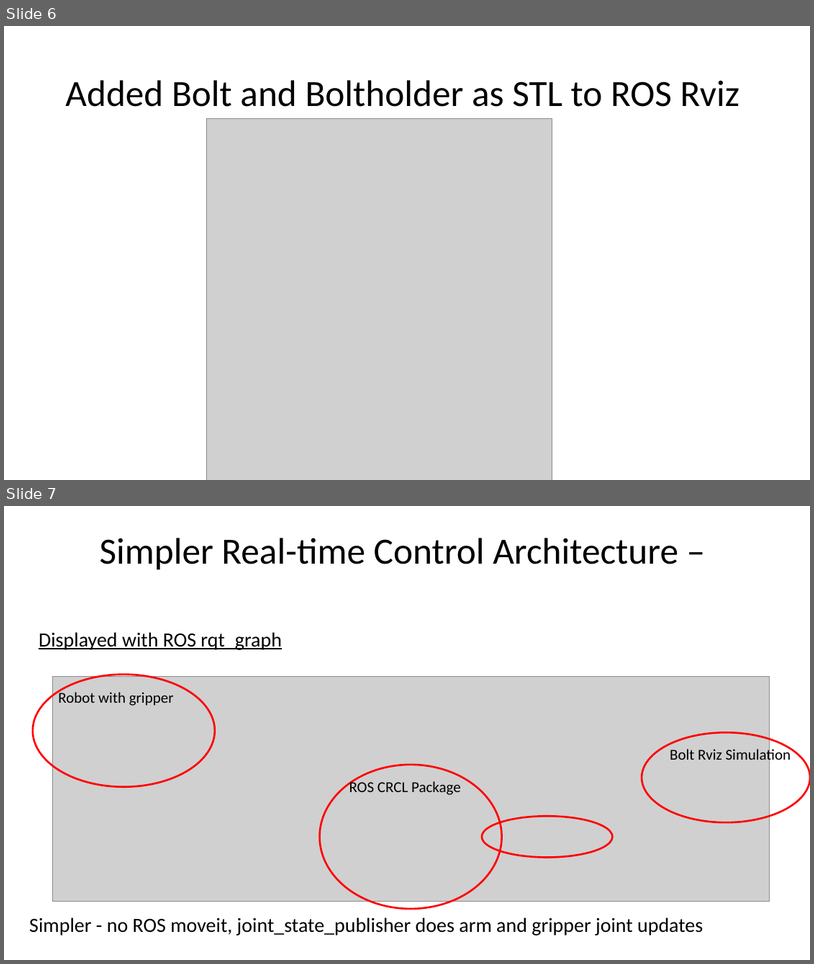
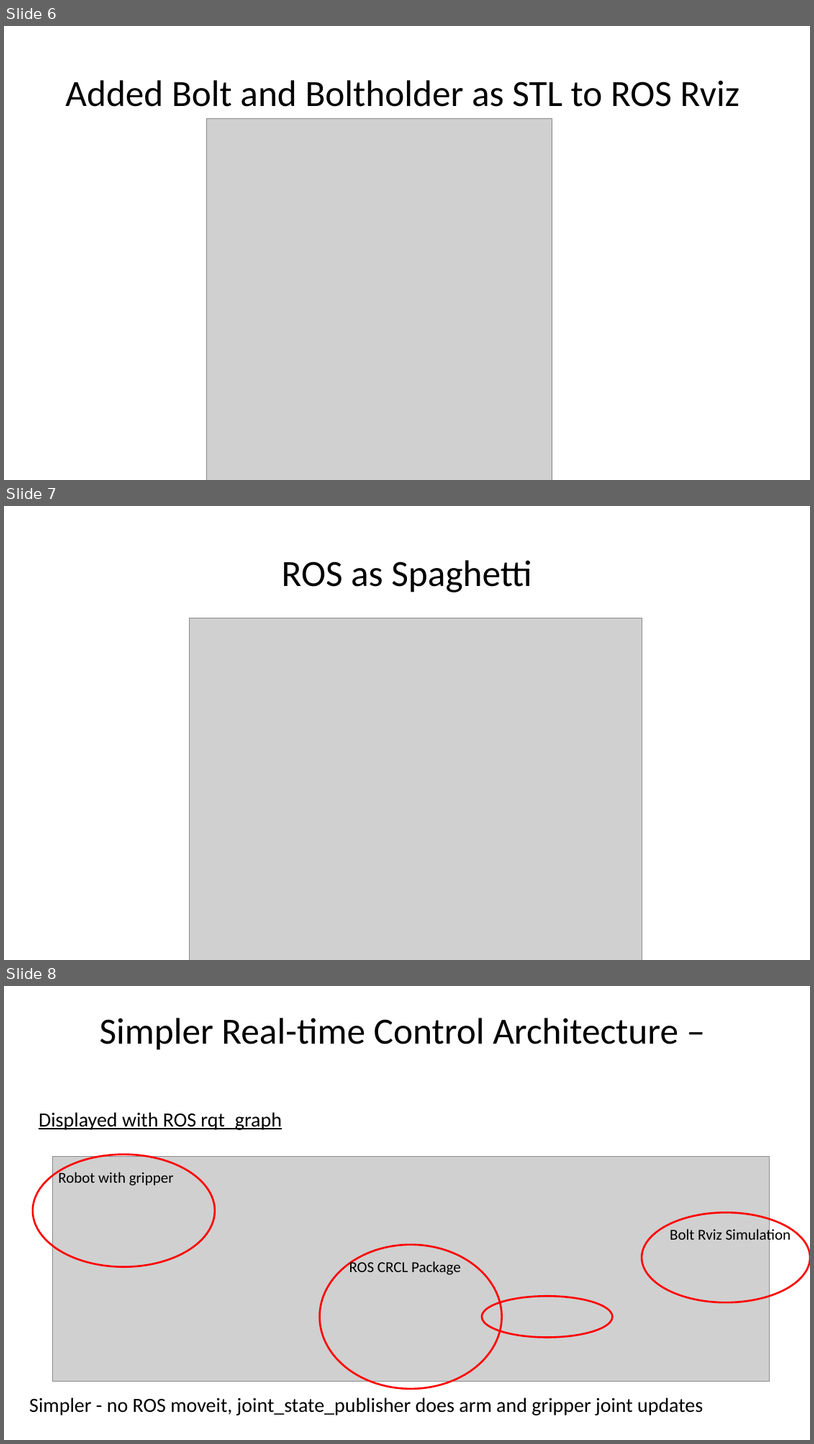
Before and after one commit to johnmichaloski/ROS, a slide deck: nistfanuc_ws/doc/ROSSlides.pptx. Shown one above the other, each under a label of ours: slides 6 and 7 before the commit, slides 6, 7 and 8 after it. The pictures are 814x964 and 814x1444 pixels, drawn with LibreOffice and Linux fonts; fonts in the diff are those of the drawing; grey boxes stand for pictures. Boxes give left, top, right and bottom in pixels: in the first picture for what was removed or moved away, otherwise in the second. Text is boxed around its words. In the diff, an @@ line names an element or a change of style, - is before the commit and + after.

```diff
--- a/nistfanuc_ws/doc/ROSSlides.pptx
+++ b/nistfanuc_ws/doc/ROSSlides.pptx
@@ slide 7 added at <box>4,506,810,960</box>, background #FFFFFF @@
@@ title added at <box>282,560,532,592</box>, 44 pt, text #000000 @@
+ROS as Spaghetti
@@ picture added at <box>189,618,642,960</box> @@
@@ what was slide 7 is now slide 8 @@
```
Also in this commit, not shown: 2 other slides added, 9 other files.
